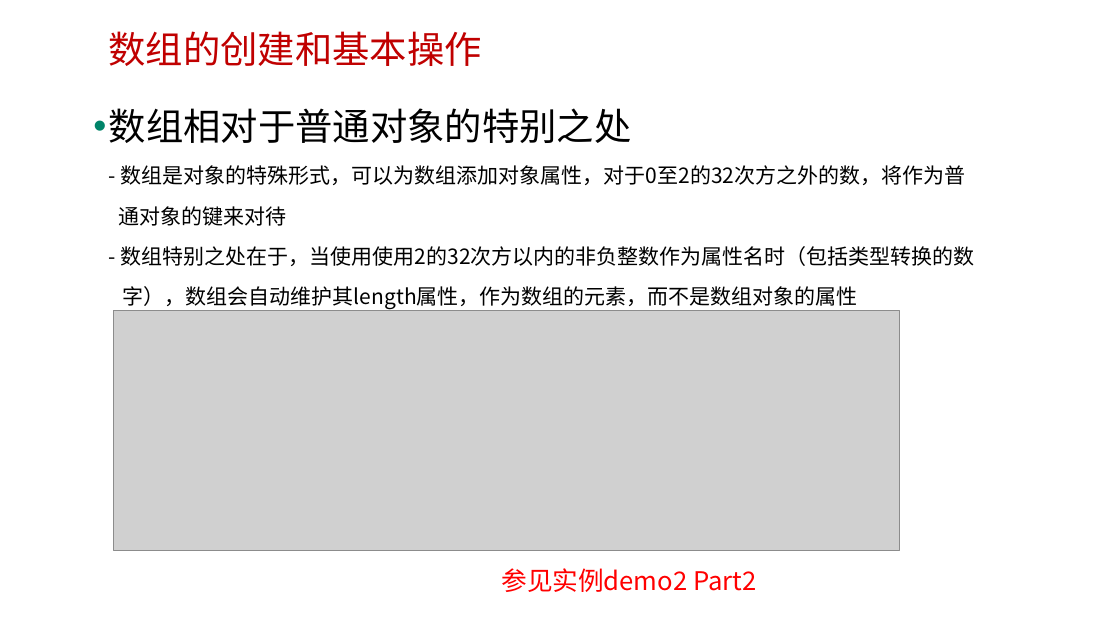
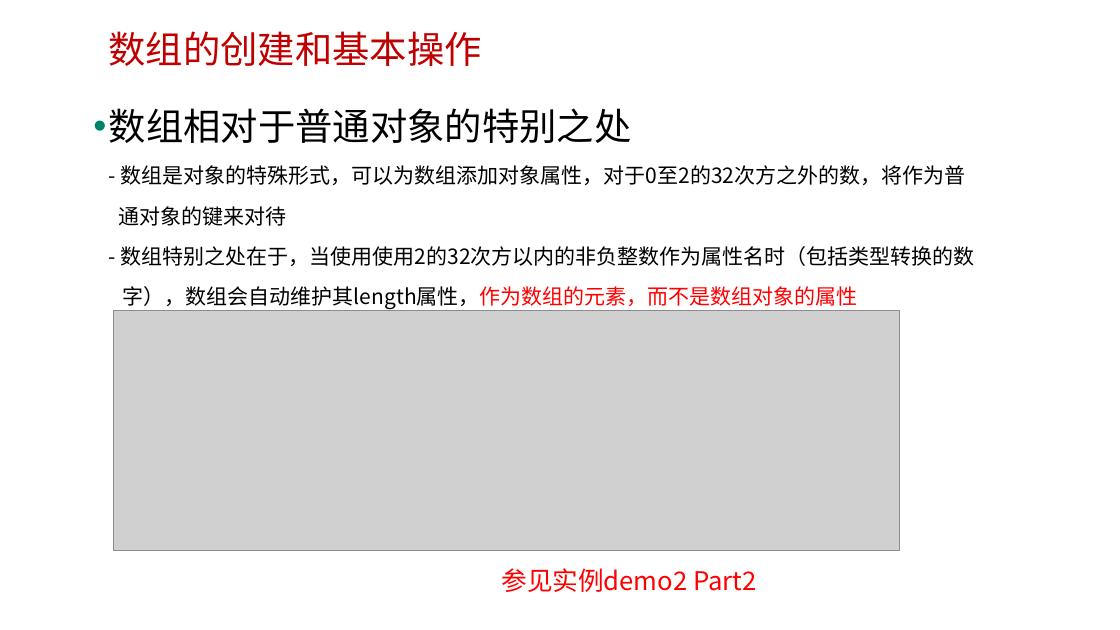
Before and after one commit to edu2act/course-javascript-advanced, a slide deck: slide 6 of 课程PPT/09.JavaScript标准内置对象-构造器（Array、Date）.pptx. Drawn at 1120x630 pixels with LibreOffice and Linux fonts; fonts in the diff are those of the drawing; grey boxes stand for pictures; background and template pictures are left out. Boxes give left, top, right and bottom in pixels: in the first picture for what was removed or moved away, otherwise in the second. Text is boxed around its words. In the diff, an @@ line names an element or a change of style, - is before the commit and + after.

```diff
--- a/课程PPT/09.JavaScript标准内置对象-构造器（Array、Date）.pptx
+++ b/课程PPT/09.JavaScript标准内置对象-构造器（Array、Date）.pptx
@@ text "数组相对于普通对象的特别之处 - 数组是对象的特殊形式，可以为数组添加对象属性，对于0至2的32次方之外的数，将作为普  ..." at [109,108,975,310]: text colour #000000 to #FF0000 in "字），数组会自动维护其length属性，作为数组的元素，而不是数组对象的属性" @@
```
Also in this commit, not shown: 11 other files.
